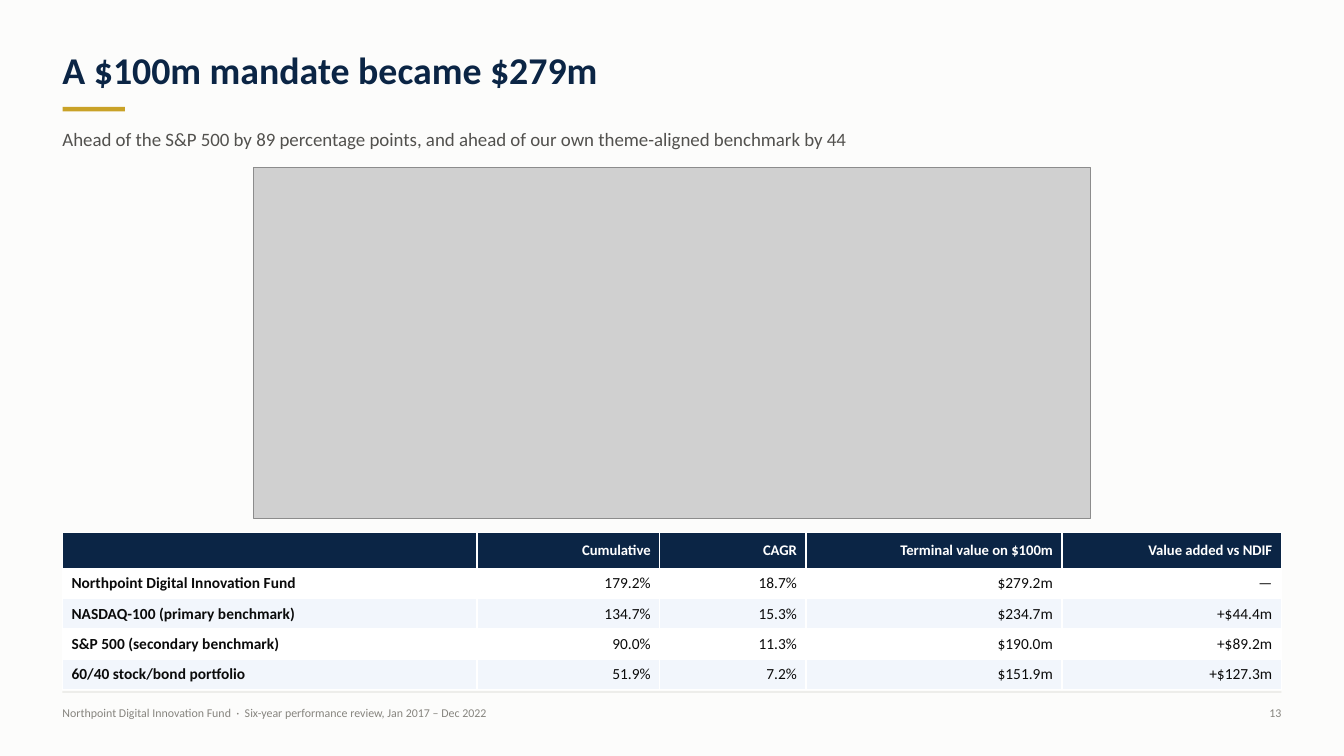
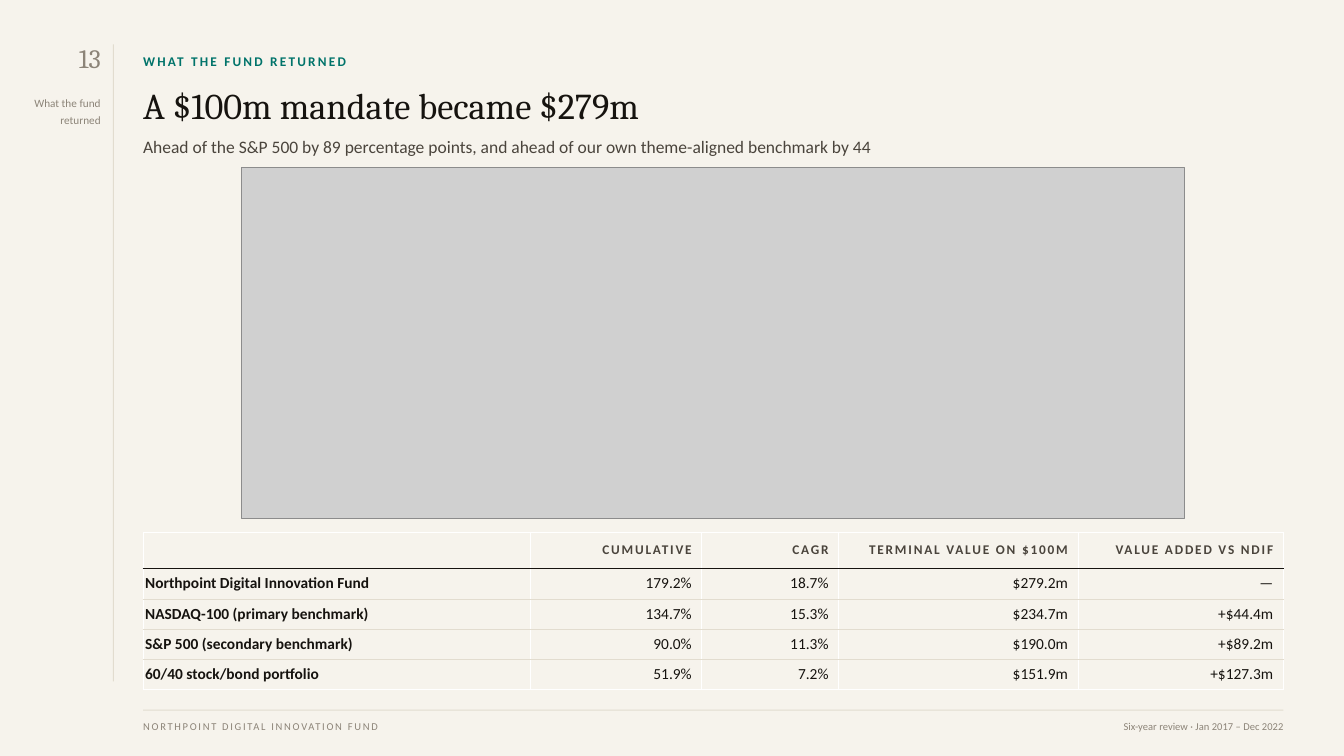
Before and after one commit to sleepdiff-web/CLAUDE, a slide deck: slide 13 of finc13303-portfolio-performance/deliverables/FINC13303_Ass2_PortfolioPerformance_14053836_OConnor.pptx. Drawn at 1344x756 pixels with LibreOffice and Linux fonts; fonts in the diff are those of the drawing; grey boxes stand for pictures. Boxes give left, top, right and bottom in pixels: in the first picture for what was removed or moved away, otherwise in the second. Text is boxed around its words. In the diff, an @@ line names an element or a change of style, - is before the commit and + after.

```diff
--- a/finc13303-portfolio-performance/deliverables/FINC13303_Ass2_PortfolioPerformance_14053836_OConnor.pptx
+++ b/finc13303-portfolio-performance/deliverables/FINC13303_Ass2_PortfolioPerformance_14053836_OConnor.pptx
@@ background #FCFCFB to #F6F3EC @@
@@ text "13": place and size @@
-text "13" at (1269,709,1281,717)
+text "13" at (79,50,101,68)
@@ text "13" at (79,50,101,68): size 8.5 to 19 pt, font Calibri to Cambria, text colour #86847E to #8C8478 @@
@@ rectangle added at (113,44,114,682), fill #E2DCCF @@
@@ text added at (143,52,1051,77), 9.5 pt, text #00736A, bold @@
+WHAT THE FUND RETURNED
@@ text "A $100m mandate became $279m": place and size @@
-text "A $100m mandate became $279m" at (62,57,597,88)
+text "A $100m mandate became $279m" at (143,92,639,122)
@@ text "A $100m mandate became $279m" at (143,92,639,122): size 27 to 26 pt, font Calibri to Cambria, text colour #0B2545 to #16130F, bold off; line spacing 1.05 to 1.02 @@
@@ text added at (34,99,101,124), 8 pt, text #8C8478 @@
+What the fund returned
@@ rectangle removed at (63,107,125,111) @@
@@ text "Ahead of the S&P 500 ...": place and size @@
-text "Ahead of the S&P 500 ..." at (62,133,846,149)
+text "Ahead of the S&P 500 ..." at (143,141,871,156)
@@ text "Ahead of the S&P 500 ..." at (143,141,871,156): size 13.5 to 12.5 pt, text colour #52514E to #4A443C; line spacing 1.2 to 1.22 @@
@@ picture: place and size @@
-picture at (253,167,1090,518)
+picture at (242,167,1185,518)
@@ table at (143,532,1286,686) @@
-row 1:  | Cumulative | CAGR | Terminal value on $100m | Value added vs NDIF
+row 1:  | CUMULATIVE | CAGR | TERMINAL VALUE ON $100M | VALUE ADDED VS NDIF
@@ fill #0B2545 to none in row 1 @@
@@ fill #FFFFFF to none in 10 cells @@
@@ fill #F2F6FC to none in 10 cells @@
@@ size 10.5 to 9.5 pt, text colour #FFFFFF to #4A443C, letter spacing 0 to 1.3 pt in "CAGR" @@
@@ text colour #0B0B0B to #16130F in "Northpoint Digital Innovation Fund", "179.2%", "18.7%", "$279.2m" and 16 more places @@
@@ borders changed @@
@@ table: place and size @@
-table at (63,532,1281,686)
+table at (143,532,1286,686)
@@ text at (62,709,486,719): text changed; size 8.5 to 7.5 pt; text colour #86847E to #8C8478 @@
-Northpoint Digital Innovation Fund · Six-year performance review, Jan 2017 – Dec 2022
+NORTHPOINT DIGITAL INNOVATION FUND
@@ rectangle: place and size @@
-rectangle at (63,692,1281,693)
+rectangle at (143,710,1284,711)
@@ rectangle at (143,710,1284,711): fill #E6E5E1 to #E2DCCF @@
@@ text added at (1124,723,1283,732), 7.5 pt, text #8C8478 @@
+Six-year review · Jan 2017 – Dec 2022
```
Also in this commit, not shown: 48 other slides changed, 41 other files.
